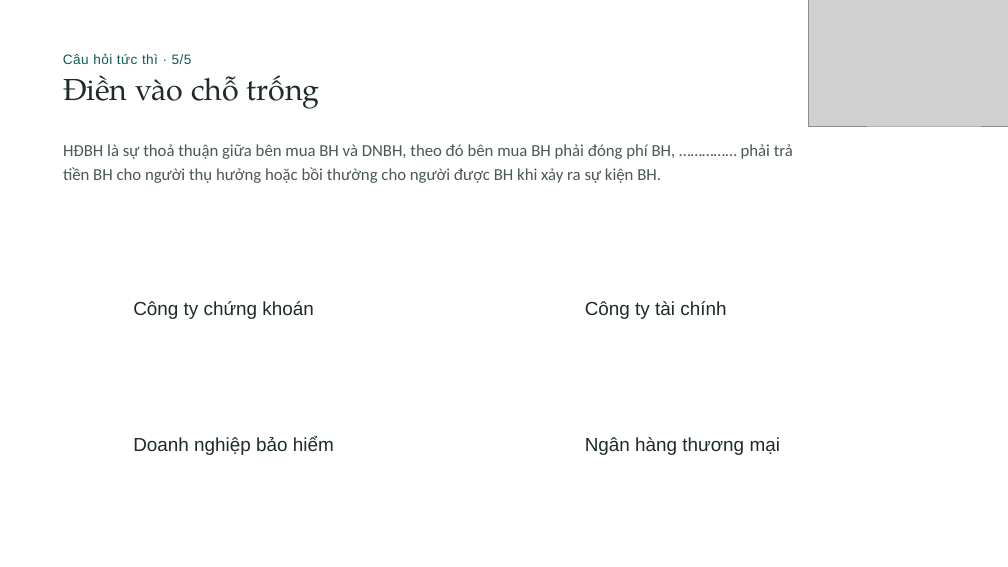
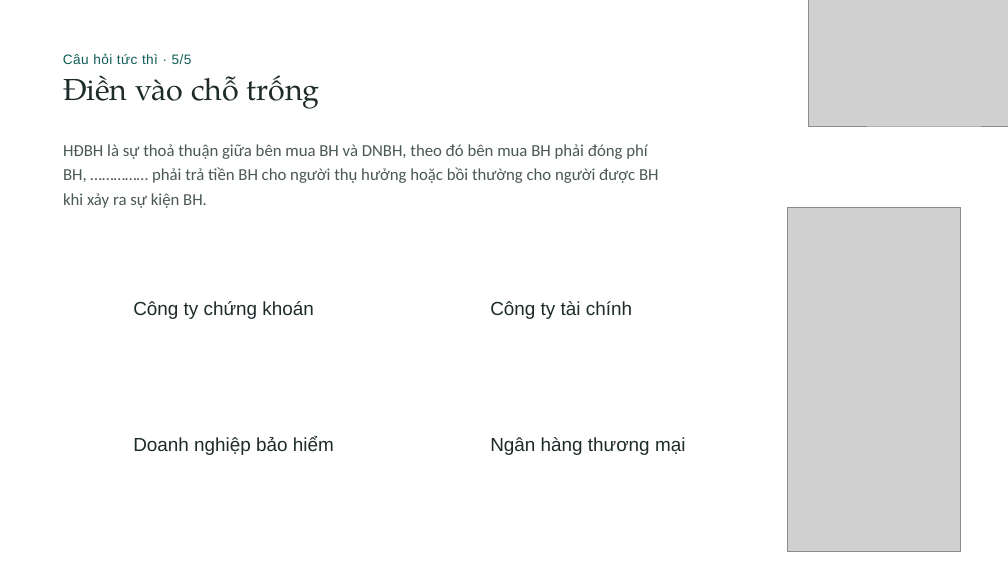
Before and after one commit to tranquanghaofake-dotcom/Law, a slide deck: slide 45 of docs/bai/ch3-bao-hiem-thuong-mai/bao-hiem-thuong-mai.pptx. Drawn at 1008x567 pixels with LibreOffice and Linux fonts; fonts in the diff are those of the drawing; grey boxes stand for pictures; background and template pictures are left out. Boxes give left, top, right and bottom in pixels: in the first picture for what was removed or moved away, otherwise in the second. Text is boxed around its words. In the diff, an @@ line names an element or a change of style, - is before the commit and + after.

```diff
--- a/docs/bai/ch3-bao-hiem-thuong-mai/bao-hiem-thuong-mai.pptx
+++ b/docs/bai/ch3-bao-hiem-thuong-mai/bao-hiem-thuong-mai.pptx
@@ text at <box>63,144,659,208</box>: text changed @@
-HĐBH là sự thoả thuận giữa bên mua BH và DNBH, theo đó bên mua BH phải đóng phí BH, …………… phải trả
-tiền BH cho người thụ hưởng hoặc bồi thường cho người được BH khi xảy ra sự kiện BH.
+HĐBH là sự thoả thuận giữa bên mua BH và DNBH, theo đó bên mua BH phải đóng phí
+BH, …………… phải trả tiền BH cho người thụ hưởng hoặc bồi thường cho người được BH
+khi xảy ra sự kiện BH.
@@ picture added at <box>788,207,961,551</box> @@
@@ 4 texts: place and size @@
-4 texts at <box>530,281,780,462</box>
+4 texts at <box>436,281,685,462</box>
```
Also in this commit, not shown: 4 other slides changed, 5 other files.
